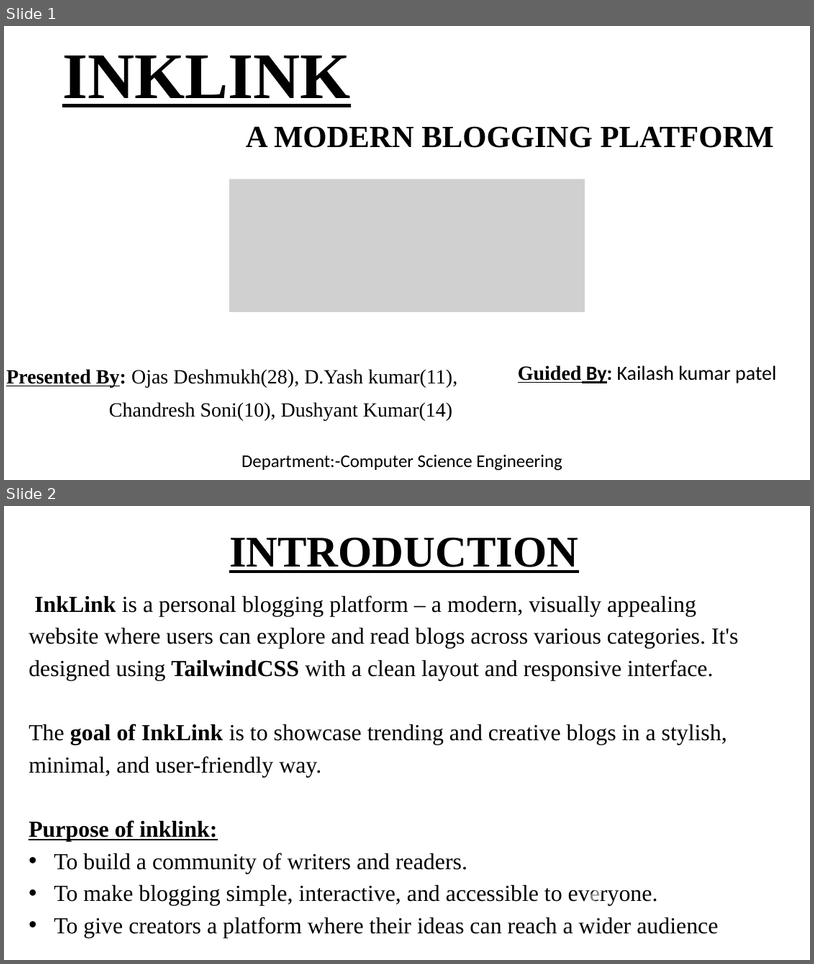
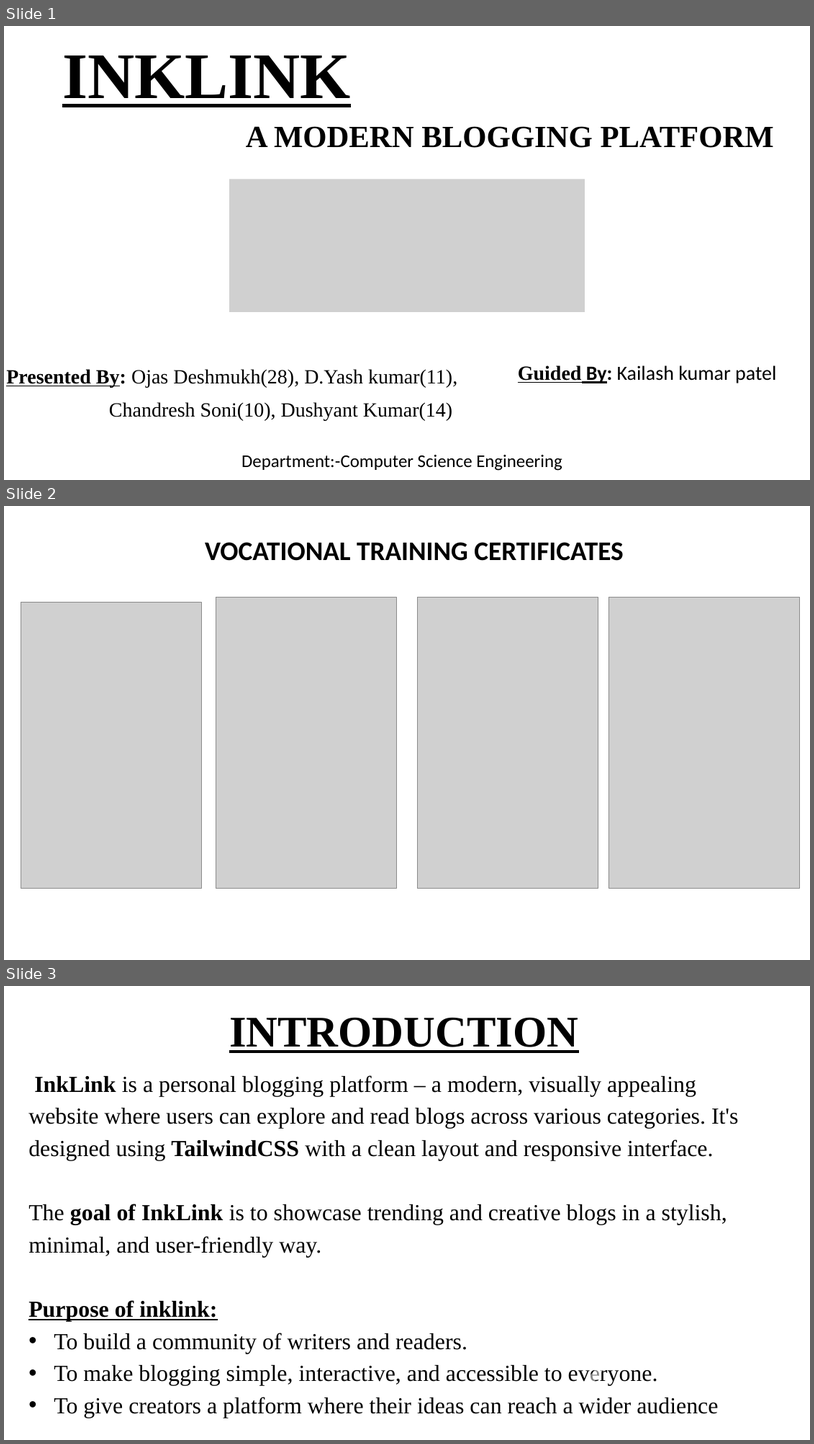
Before and after one commit to chandusoni1/Inklink, a slide deck: inklink ppt.pptx. Shown one above the other, each under a label of ours: slides 1 and 2 before the commit, slides 1, 2 and 3 after it. The pictures are 814x964 and 814x1444 pixels, drawn with LibreOffice and Linux fonts; fonts in the diff are those of the drawing; grey boxes stand for pictures. Boxes give left, top, right and bottom in pixels: in the first picture for what was removed or moved away, otherwise in the second. Text is boxed around its words. In the diff, an @@ line names an element or a change of style, - is before the commit and + after.

```diff
--- a/inklink ppt.pptx
+++ b/inklink ppt.pptx
@@ slide 2 added at [4, 506, 810, 960], background #FFFFFF @@
@@ text added at [205, 542, 623, 561], 48 pt, text #000000, bold @@
+VOCATIONAL TRAINING CERTIFICATES
@@ picture added at [21, 602, 201, 888] @@
@@ picture added at [216, 597, 396, 888] @@
@@ picture added at [417, 597, 598, 888] @@
@@ picture added at [609, 597, 800, 888] @@
@@ what was slide 2 is now slide 3 @@
```
Also in this commit, not shown: 6 slides changed, 2 other files.
